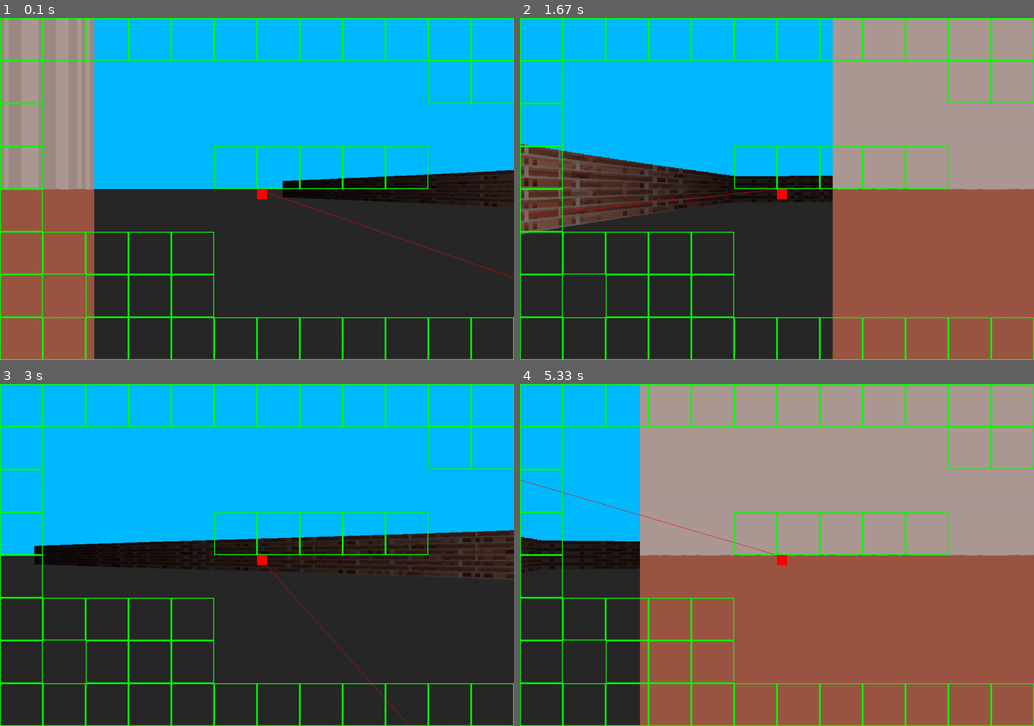
Above: before the commit, frames 1-4 (two rows, left to right).
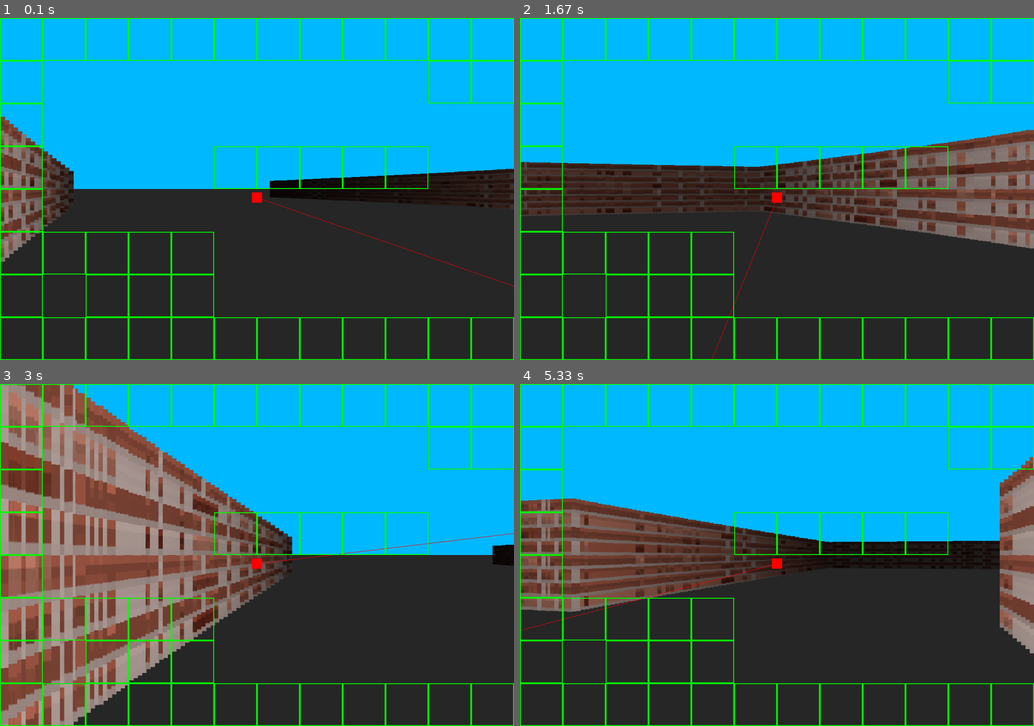
Above: after the commit, the same moments.

Repository: drboss06/yandex_pygame
Game: pygame game, started from main.py
Same seed, same stepped clock (60 frames per second), same inputs: the game is played once before the commit and once after it.
Inputs (mouse positions are in pixels of both pictures, inside the frame that each line leads up to):
- Up to frame 1 (0.1 s): no input
- Up to frame 2 (1.67 s): hold Right 0.33-0.8 s; move the mouse to (756, 202) at 0.37 s; hold Right 0.83-1.3 s; move the mouse to (941, 178) at 0.87 s; hold Left from 1.33 s (still down); move the mouse to (653, 192) at 1.37 s
- Up to frame 3 (3 s): release Left at 1.87 s; hold Left 1.9-2.37 s; move the mouse to (97, 503) at 1.93 s; hold Right from 2.4 s (still down); move the mouse to (334, 435) at 2.43 s
- Up to frame 4 (5.33 s): release Right at 3.03 s; hold Left 3.07-3.53 s; move the mouse to (838, 585) at 3.1 s; hold Right 3.57-4.03 s; move the mouse to (787, 438) at 3.6 s; hold Right 4.07-4.53 s; move the mouse to (591, 544) at 4.1 s; hold Left 4.57-5.1 s; move the mouse to (782, 589) at 4.6 s; hold Left from 5.13 s (still down); move the mouse to (761, 496) at 5.17 s

The runs differ from the first frame. In frame 1, 18% of the frame differs, in the area x 0-100%, y 0-100%; in frame 2, 45%; in frame 3, 39%; in frame 4, 81%.

Commit message:
second commit

Diff:
--- a/main.py
+++ b/main.py
@@ -1,17 +1,25 @@
+import math
+
 import pygame
+import pygame.gfxdraw
+
 import setings as st
-import math
-from map import worlds, info_colis
-import pygame.gfxdraw
+from map import info_colis, worlds
 
 pygame.init()
 disp = pygame.display.set_mode((st.width, st.height))
 clock = pygame.time.Clock()
 running = True
 
+
 class Draw:
     def __init__(self):
+
+        self.magicvar = 1
         self.well = pygame.image.load('img1.png').convert()
+        self.texArray = pygame.PixelArray(self.well)
+        self.dirX, self.dirY = 1.0, 0.0
+        self.planeX, self.planeY = 0.0, 0.66
 
     def ray_cast(self, player, disp, player_pos, player_angle):
         si = math.sin(st.player_angle)
@@ -23,41 +31,36 @@
             si = math.sin(cur_a)
             co = math.cos(cur_a)
             if not si:
-                si = 0.00001
+                si = 1 * 10 ** -15
 
             if not co:
-                co = 0.00001
+                co = 1 * 10 ** -15
             k += 1
             for j in range(st.max_depth):
-                x = xo + j * co
-                y = yo + j * si
-                de_v = (x - xo) / co
-                de_h = (y - yo) / si
+                varx = xo + j * co
+                vary = yo + j * si
+                de_v = (varx - xo) / co
+                de_h = (vary - yo) / si
                 yv = yo + de_v * si
                 xh = xo + de_h * co
-                if (x // 100 * 100, y // 100 * 100) in worlds:
+                if (varx // 100 * 100, vary // 100 * 100) in worlds:
                     j *= math.cos(player_angle - cur_a)
                     if j != 0:
                         pro = int(st.proj_co / j)
                         col = 255 / (1 + j * j * 0.00002)
-                        try:
-                            if de_h < de_v:
-                                ofset = yv
-                            else:
-                                ofset = xh
-                            ofset = int(ofset) % 100
-                            well_col = self.well.subsurface(ofset * st.tx_scale, 0, st.tx_scale, st.tx_hight)
-                        except:
-                            k = 0
-                            if de_h < de_v:
-                                ofset = yv
-                            else:
-                                ofset = xh
-                            ofset = int(ofset) % 100
-                            well_col = self.well.subsurface(ofset * st.tx_scale, 0, st.tx_scale, st.tx_hight)
-                        well_col = pygame.transform.scale(well_col, (st.scale, pro))
+                        if de_h <= de_v:
+                            ofset = yv
+                        else:
+                            ofset = xh
+                        ofset = int(ofset) % 100 * self.magicvar
+                        well_col = self.well.subsurface(ofset * st.tx_scale, 0, st.tx_scale,
+                                                        st.tx_hight)
+                        well_col = pygame.transform.scale(well_col, (st.tx_scale, pro))
+
                         disp.blit(well_col, (i * st.scale, st.half_height - pro // 2))
-                        pygame.gfxdraw.box(disp, pygame.Rect(i * st.scale, st.half_height - pro // 2, st.scale, pro), (0, 0, 0, 255 - col))
+                        pygame.gfxdraw.box(disp, pygame.Rect(i * st.scale, st.half_height - pro // 2,
+                                                             st.scale + 2, pro),
+                                           (0, 0, 0, 255 - int(col)))
                         break
             cur_a += st.delta_angle
 
@@ -66,26 +69,23 @@
     def __init__(self):
         self.x, self.y = st.player_pos
         self.angle = st.player_angle
-        self.rect = pygame.Rect(self.x, self.y, 24, 24)
+        self.rect = pygame.Rect(self.x - 12, self.y - 12, 24, 24)
 
     def colis(self, dx, dy):
-        self.rect.update(self.x + dx, self.y + dy, 24, 24)
+        self.rect.update(self.x + dx - 12, self.y + dy - 12, 24, 24)
         for i in info_colis:
             if self.rect.colliderect(i):
                 return False
         return True
 
-
     @property
     def pos(self):
-        return  (self.x, self.y)
-
+        return (self.x, self.y)
 
     def movement(self):
         si = math.sin(self.angle)
         co = math.cos(self.angle)
         pygame.mouse.set_visible(False)
-
         pres = pygame.key.get_pressed()
         difference = pygame.mouse.get_pos()[0] - (st.width / 2)
         pygame.mouse.set_pos([st.width / 2, st.height / 2])
@@ -121,6 +121,7 @@
         if pres[pygame.K_RIGHT]:
             self.angle += 0.06
 
+
 player = Player()
 draw = Draw()
 
@@ -128,15 +129,25 @@
     for event in pygame.event.get():
         if event.type == pygame.QUIT:
             running = False
+        if event.type == pygame.KEYUP:
+            if event.key == pygame.K_ESCAPE:
+                running = False
+            if event.key == pygame.K_q:
+                draw.magicvar = round(0.1 + draw.magicvar, 2)
+            print(draw.magicvar)
+            if event.key == pygame.K_e:
+                draw.magicvar = round(-0.1 + draw.magicvar, 2)
+            print(draw.magicvar)
     player.movement()
     disp.fill(pygame.Color('black'))
 
     pygame.draw.rect(disp, (0, 186, 255), (0, 0, st.width, st.half_width))
     pygame.draw.rect(disp, (40, 40, 40), (0, st.half_height, st.width, st.half_width))
     draw.ray_cast(player, disp, player.pos, player.angle)
-    pygame.draw.rect(disp, pygame.Color('red'), (int(player.x), int(player.y), 24, 24))
-    pygame.draw.line(disp, pygame.Color('red'), player.pos, (player.x + st.width * math.cos(player.angle),
-                                                             player.y + st.width * math.sin(player.angle)))
+    pygame.draw.rect(disp, pygame.Color('red'), (int(player.x) - 12, int(player.y) - 12, 24, 24))
+    pygame.draw.line(disp, pygame.Color('red'), player.pos,
+                     (player.x + st.width * math.cos(player.angle),
+                      player.y + st.width * math.sin(player.angle)))
     for x, y in worlds:
         pygame.draw.rect(disp, (0, 255, 0), (x, y, 100, 100), 2)
 
--- a/setings.py
+++ b/setings.py
@@ -18,8 +18,8 @@
 tx_hight = 1200
 tx_scale = tx_width // 100
 
-player_pos = (half_width, half_height)
+player_pos = (half_width, half_height + 20)
 player_angle = 0
 player_speed = 2
 
-fps = 60
+fps = 30
